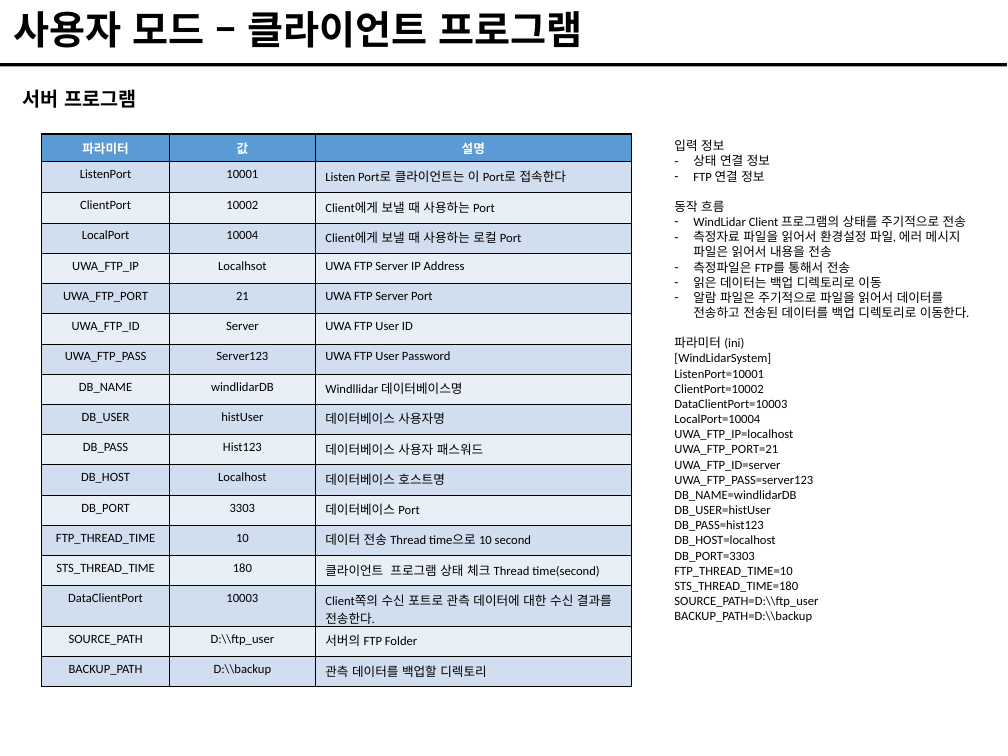
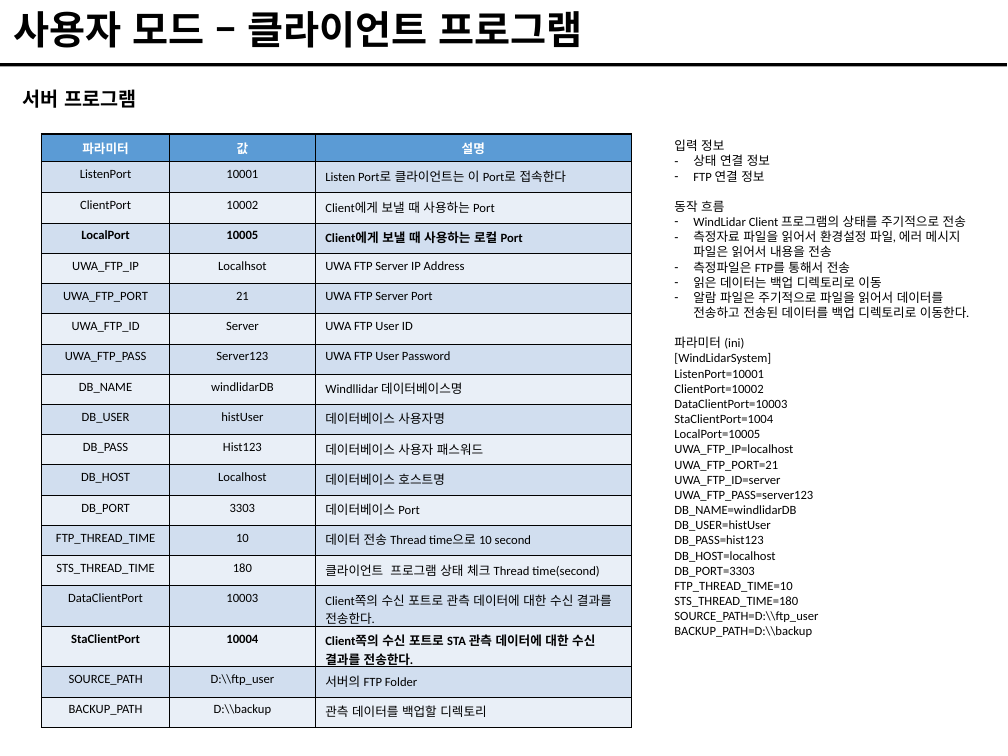
Before and after one commit to minsoub/ProjectDocument, a slide deck: slide 11 of 01 윈드라이다 구매설치사업/02 개발구성 방법_v.1.3.pptx (slide 10 before the commit). Drawn at 1008x756 pixels with LibreOffice and Linux fonts; fonts in the diff are those of the drawing. Boxes give left, top, right and bottom in pixels: in the first picture for what was removed or moved away, otherwise in the second. Text is boxed around its words. In the diff, an @@ line names an element or a change of style, - is before the commit and + after.

```diff
--- a/01 윈드라이다 구매설치사업/02 개발구성 방법_v.1.3.pptx
+++ b/01 윈드라이다 구매설치사업/02 개발구성 방법_v.1.3.pptx
@@ table at <box>41,134,632,728</box> @@
-row 4, column 2: 10004
+row 4, column 2: 10005
+row 17: StaClientPort | 10004 | Client쪽의 수신 포트로 STA 관측 데이터에 대한 수신 결과를 전송한다.
@@ text at <box>674,414,773,438</box>: text changed @@
-LocalPort=10004
+StaClientPort=1004
+LocalPort=10005
```
Also in this commit, not shown: 2 other slides changed, 1 slide added.
